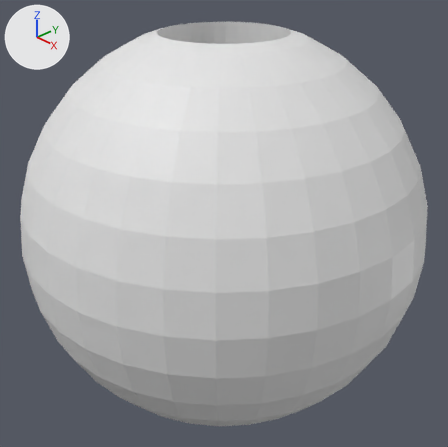
One commit to the Blender file hobby/repo/masakill/eye.blend: the scene before it, then after it.
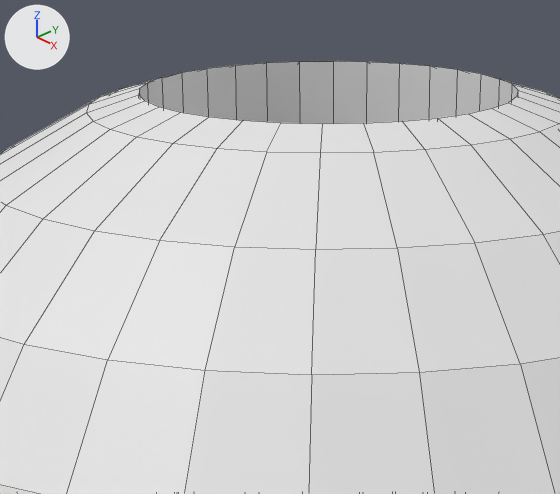
Old and new are each drawn whole from a 50 mm lens placed at (0.01048, -0.00986, 0.00702), pointed at (0.0001, -0.00009, 0.00003) and again close up on the part from 24% to 68% of the width and 0% to 39% of the height. The axes (+X, +Y, +Z) are drawn at upper left. The lights are the same throughout. The close-ups show mesh edges as thin lines.

Script lines for the objects in view, before the commit:
```python
me_cylinder = bpy.data.meshes.new('Cylinder')
me_cylinder.from_pydata(...)  # a 32-sided cylinder along z spanning x -1.0..1.0, y -1.0..1.0, z -1.0..1.0
me_cylinder_001 = bpy.data.meshes.new('Cylinder.001')
me_cylinder_001.from_pydata(...)  # a 32-sided cylinder along z spanning x -1.0..1.0, y -1.0..1.0, z -1.0..1.0
me_sphere = bpy.data.meshes.new('Sphere')
me_sphere.from_pydata(...)  # a UV sphere (32 segments, 16 rings, poles along z) spanning x -1.0..1.0, y -1.0..1.0, z -1.0..1.0
ob_cylinder = bpy.data.objects.new('Cylinder', me_cylinder)
ob_cylinder.location = (0.0, 0.0, -0.00358)
ob_cylinder.scale = (0.0015, 0.0015, 0.01)
ob_cylinder.hide_set(True)
ob_cylinder_001 = bpy.data.objects.new('Cylinder.001', me_cylinder_001)
ob_cylinder_001.location = (0.0, 0.0, -0.0135)
ob_cylinder_001.scale = (0.005, 0.005, 0.01)
ob_cylinder_001.hide_set(True)
ob_sphere = bpy.data.objects.new('Sphere', me_sphere)
ob_sphere.location = (0.0, 0.0, 0.0)
ob_sphere.scale = (0.005, 0.005, 0.005)
_m = ob_sphere.modifiers.new('Boolean', 'BOOLEAN')
_m.object = ob_cylinder
_m.solver = 'MANIFOLD'
_m = ob_sphere.modifiers.new('Boolean.001', 'BOOLEAN')
_m.object = ob_cylinder_001
_m.solver = 'MANIFOLD'
```
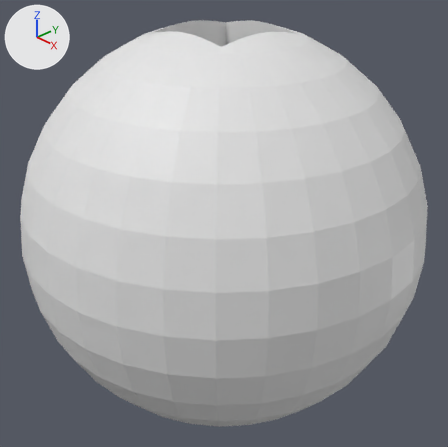
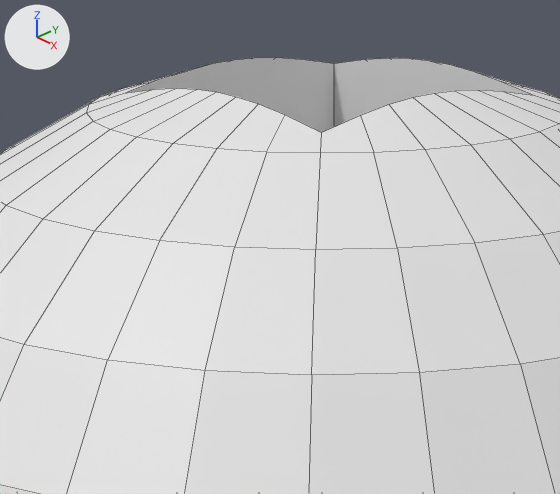
ob_cylinder is not drawn itself; it is used by a modifier of ob_sphere.
ob_cylinder_001 is not drawn itself; it is used by a modifier of ob_sphere.

Pixel boxes (x1, y1, x2, y2) of what changed, in the close-ups (560 x 494 px):
```json
{"object": "Sphere", "change": "reshaped, modifiers changed", "before": [0, 61, 560, 494], "after": [0, 58, 560, 494]}
```

The change, as JSON lines over the scene's bpy script:
```json
{"op": "add", "block": "me_cube", "code": ["me_cube = bpy.data.meshes.new('Cube')", "me_cube.from_pydata(...)  # a box spanning x -1.0..1.0, y -1.0..1.0, z -1.0..1.0"]}
{"block": "ob_sphere", "where": "_m = ob_sphere.modifiers.new('Boolean', 'BOOLEAN')"}
{"op": "set", "path": "_m.object", "old": "ob_cylinder", "new": "ob_cube"}
{"op": "remove", "block": "ob_cylinder", "code": ["ob_cylinder = bpy.data.objects.new('Cylinder', me_cylinder)", "ob_cylinder.location = (0.0, 0.0, -0.00358)", "ob_cylinder.scale = (0.0015, 0.0015, 0.01)", "ob_cylinder.hide_set(True)"]}
{"op": "set", "path": "ob_cylinder_001.location", "old": "(0.0, 0.0, -0.0135)", "new": "(0.0, 0.0, -0.0142)"}
{"op": "add", "block": "ob_cube", "code": ["ob_cube = bpy.data.objects.new('Cube', me_cube)", "ob_cube.location = (0.0, 0.0, 0.0)", "ob_cube.scale = (0.00115, 0.00115, 0.01)", "ob_cube.hide_set(True)"]}
```
